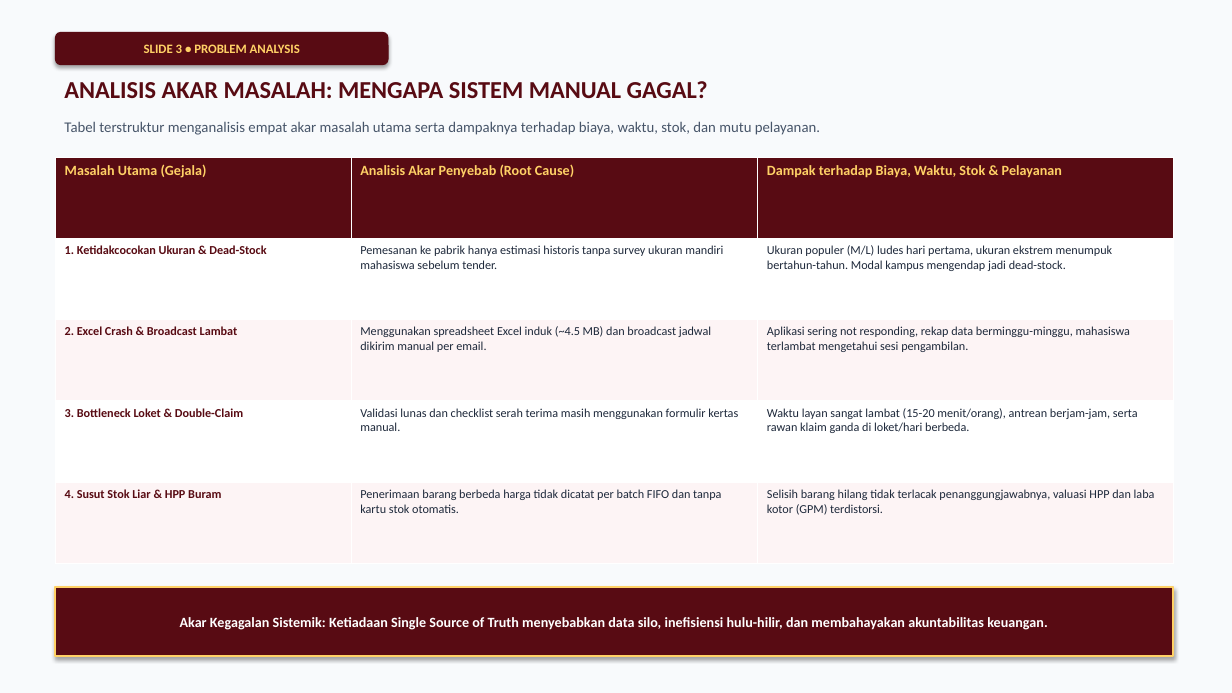
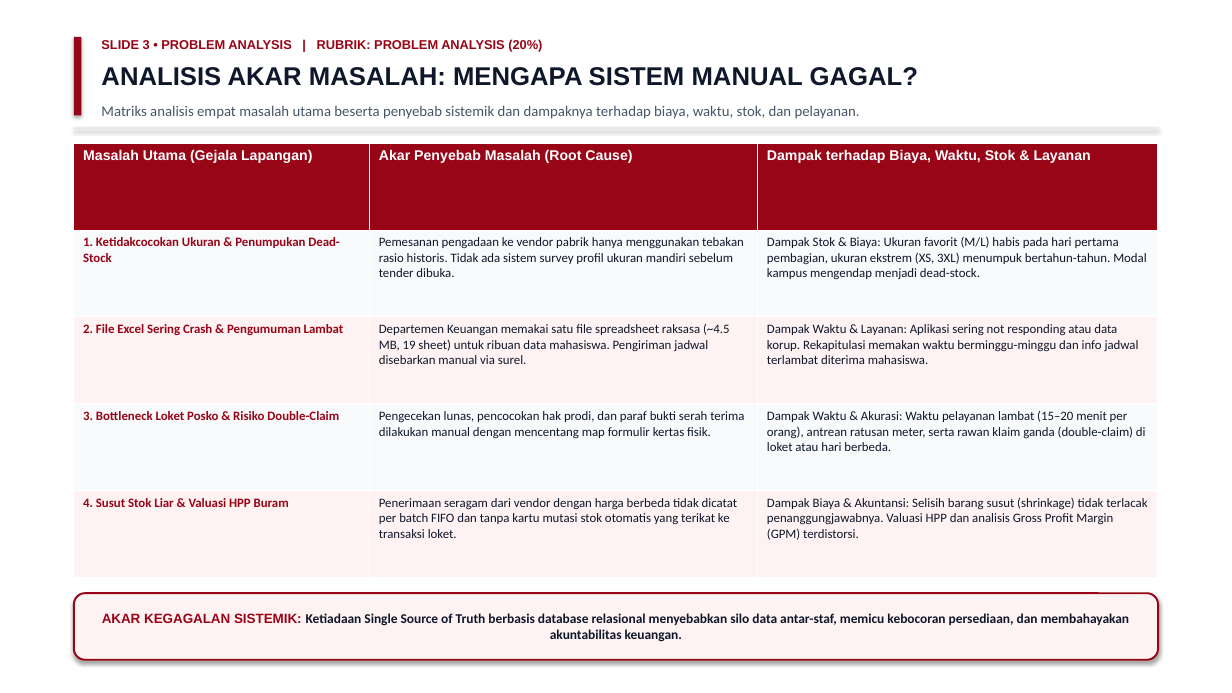
Before and after one commit to hildan-anugrah/tectnospark, a slide deck: slide 3 of HorizonU_Uniform_UniStock_SCM_Presentasi_Technospark.pptx. Drawn at 1232x693 pixels with LibreOffice and Linux fonts; fonts in the diff are those of the drawing. Boxes give left, top, right and bottom in pixels: in the first picture for what was removed or moved away, otherwise in the second. Text is boxed around its words. In the diff, an @@ line names an element or a change of style, - is before the commit and + after.

Commit message:
style: align color palette to corporate white and crimson matching pitch deck reference

```diff
--- a/HorizonU_Uniform_UniStock_SCM_Presentasi_Technospark.pptx
+++ b/HorizonU_Uniform_UniStock_SCM_Presentasi_Technospark.pptx
@@ background #F8FAFC to #FFFFFF @@
@@ rounded rectangle removed at box(55, 32, 388, 65) @@
-SLIDE 3 • PROBLEM ANALYSIS
@@ rectangle added at box(74, 37, 81, 116), fill #980517 @@
@@ text "ANALISIS AKAR MASALAH: MENGAPA SISTEM ...": place and size @@
-text "ANALISIS AKAR MASALAH: MENGAPA SISTEM ..." at box(64, 81, 708, 98)
+text "ANALISIS AKAR MASALAH: MENGAPA SISTEM ..." at box(101, 67, 918, 86)
@@ text "ANALISIS AKAR MASALAH: MENGAPA SISTEM ..." at box(101, 67, 918, 86): size 19 to 20 pt, font Calibri to Arial, text colour #580B13 to #0F172A @@
@@ text added at box(101, 39, 542, 52), 10 pt, text #980517, bold @@
+SLIDE 3 • PROBLEM ANALYSIS | RUBRIK: PROBLEM ANALYSIS (20%)
@@ text at box(101, 105, 860, 119): text changed @@
-Tabel terstruktur menganalisis empat akar masalah utama serta dampaknya terhadap biaya, waktu, stok, dan mutu pelayanan.
+Matriks analisis empat masalah utama beserta penyebab sistemik dan dampaknya terhadap biaya, waktu, stok, dan pelayanan.
@@ table at box(74, 143, 1158, 578) @@
-row 1: Masalah Utama (Gejala) | Analisis Akar Penyebab (Root Cause) | Dampak terhadap Biaya, Waktu, Stok & Pelayanan
+row 1: Masalah Utama (Gejala Lapangan) | Akar Penyebab Masalah (Root Cause) | Dampak terhadap Biaya, Waktu, Stok & Layanan
-row 2: 1. Ketidakcocokan Ukuran & Dead-Stock | Pemesanan ke pabrik hanya estimasi historis tanpa survey ukuran mandiri mahasiswa sebelum tender. | Ukuran populer (M/L) ludes hari pertama, ukuran ekstrem menumpuk bertahun-tahun. Modal kampus mengendap jadi dead-stock.
+row 2: 1. Ketidakcocokan Ukuran & Penumpukan Dead-Stock | Pemesanan pengadaan ke vendor pabrik hanya menggunakan tebakan rasio historis. Tidak ada sistem survey profil ukuran mandiri sebelum tender dibuka. | Dampak Stok & Biaya: Ukuran favorit (M/L) habis pada hari pertama pembagian, ukuran ekstrem (XS, 3XL) menumpuk bertahun-tahun. Modal kampus mengendap menjadi dead-stock.
-row 3: 2. Excel Crash & Broadcast Lambat | Menggunakan spreadsheet Excel induk (~4.5 MB) dan broadcast jadwal dikirim manual per email. | Aplikasi sering not responding, rekap data berminggu-minggu, mahasiswa terlambat mengetahui sesi pengambilan.
+row 3: 2. File Excel Sering Crash & Pengumuman Lambat | Departemen Keuangan memakai satu file spreadsheet raksasa (~4.5 MB, 19 sheet) untuk ribuan data mahasiswa. Pengiriman jadwal disebarkan manual via surel. | Dampak Waktu & Layanan: Aplikasi sering not responding atau data korup. Rekapitulasi memakan waktu berminggu-minggu dan info jadwal terlambat diterima mahasiswa.
-row 4: 3. Bottleneck Loket & Double-Claim | Validasi lunas dan checklist serah terima masih menggunakan formulir kertas manual. | Waktu layan sangat lambat (15-20 menit/orang), antrean berjam-jam, serta rawan klaim ganda di loket/hari berbeda.
+row 4: 3. Bottleneck Loket Posko & Risiko Double-Claim | Pengecekan lunas, pencocokan hak prodi, dan paraf bukti serah terima dilakukan manual dengan mencentang map formulir kertas fisik. | Dampak Waktu & Akurasi: Waktu pelayanan lambat (15–20 menit per orang), antrean ratusan meter, serta rawan klaim ganda (double-claim) di loket atau hari berbeda.
-row 5: 4. Susut Stok Liar & HPP Buram | Penerimaan barang berbeda harga tidak dicatat per batch FIFO dan tanpa kartu stok otomatis. | Selisih barang hilang tidak terlacak penanggungjawabnya, valuasi HPP dan laba kotor (GPM) terdistorsi.
+row 5: 4. Susut Stok Liar & Valuasi HPP Buram | Penerimaan seragam dari vendor dengan harga berbeda tidak dicatat per batch FIFO dan tanpa kartu mutasi stok otomatis yang terikat ke transaksi loket. | Dampak Biaya & Akuntansi: Selisih barang susut (shrinkage) tidak terlacak penanggungjawabnya. Valuasi HPP dan analisis Gross Profit Margin (GPM) terdistorsi.
@@ fill #580B13 to #980517 in row 1 @@
@@ fill #FFFFFF to #F8FAFC in 6 cells @@
@@ fill #FDF4F5 to #FEF2F2 in 6 cells @@
@@ table: place and size @@
-table at box(55, 157, 1174, 564)
+table at box(74, 143, 1158, 578)
@@ rectangle added at box(74, 128, 1158, 128), fill #E2E8F0 @@
@@ rounded rectangle "AKAR KEGAGALAN SISTEMIK: Ketiadaan Single ...": place and size @@
-rounded rectangle "AKAR KEGAGALAN SISTEMIK: Ketiadaan Single ..." at box(55, 587, 1174, 656)
+rounded rectangle "AKAR KEGAGALAN SISTEMIK: Ketiadaan Single ..." at box(74, 593, 1158, 660)
@@ rounded rectangle "AKAR KEGAGALAN SISTEMIK: Ketiadaan Single ..." at box(74, 593, 1158, 660): rectangle to rounded rectangle; fill #580B13 to #FEF2F2; outline #FFD166 1.5 pt to #980517 1.5 pt @@
@@ text in rounded rectangle at box(102, 613, 1130, 642): text changed; size 11 to 10.5 pt; text colour #FFFFFF to #0F172A @@
-Akar Kegagalan Sistemik: Ketiadaan Single Source of Truth menyebabkan data silo, inefisiensi hulu-hilir, dan membahayakan akuntabilitas keuangan.
+AKAR KEGAGALAN SISTEMIK: Ketiadaan Single Source of Truth berbasis database relasional menyebabkan silo data antar-staf, memicu kebocoran persediaan, dan membahayakan akuntabilitas keuangan.
```
Also in this commit, not shown: 7 other slides changed, 2 other files.
